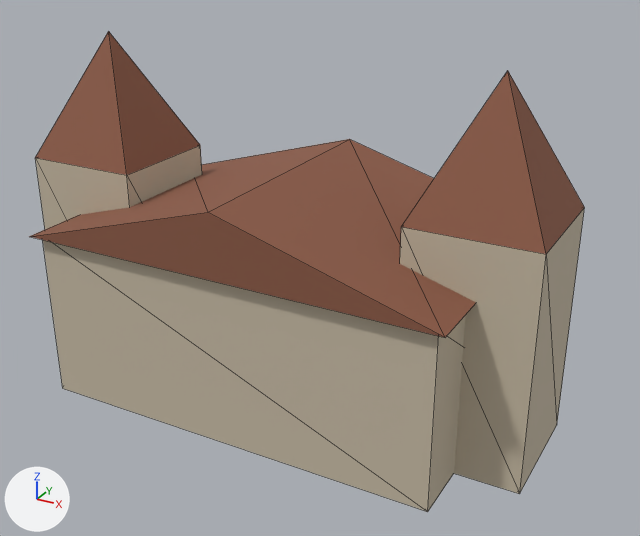
Renders of the glTF model assets/map3d_houses/palace.glb from each side of a commit.
Rendered twice from a 50 mm lens placed at (26.2, -43.7, 30.8), pointed at (2.2, 0.1, 8.9). The lights are fixed; the arrows at lower left show +X, +Y and +Z. The picture after the commit comes second. Mesh edges are drawn as thin lines. Vertices at exactly the same position are counted once.

In view in the first picture: 'palace'.
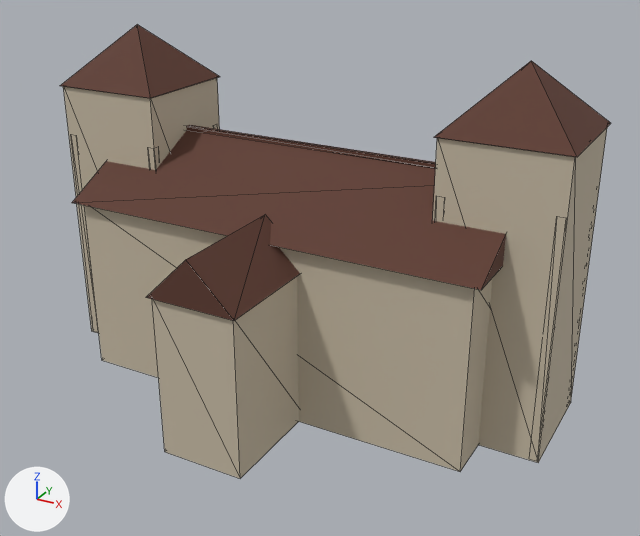
Boxes [x1, y1, x2, y2] around the edits, measured in the pictures (640 x 536 px; the box of a moved part takes in the faces that stretch with it):
'palace', recoloured, reshaped
    before: [29, 31, 585, 512]
    after: [60, 24, 611, 479]
part 1 of me_cube, added (beige)
    after: [85, 205, 492, 472]
part 2 of me_cube, added (beige)
    after: [152, 276, 299, 479]
part 3 of me_cube, added (beige)
    after: [63, 78, 220, 333]
part 4 of me_cube, added (beige)
    after: [433, 128, 607, 463]
part 5 of me_cube, added
    after: [186, 125, 436, 168]
part 6 of me_cube, moved or reshaped
    before: [29, 139, 476, 337]
    after: [146, 214, 300, 321]
part 7 of me_cube, deleted (beige)
    before: [43, 240, 465, 512]
part 8 of me_cube, cut back
    before: [35, 31, 585, 494]
    after: [60, 24, 611, 290]

Diff of the bpy script that builds the scene:
```diff
--- a/assets/map3d_houses/palace.glb.py
+++ b/assets/map3d_houses/palace.glb.py
@@ mat_roof @@
 mat_roof = principled_material('roof')
-mat_roof.base_color = (0.262, 0.102, 0.0595)  # brown #8c5a45
+mat_roof.base_color = (0.112, 0.0423, 0.0273)  # brown #5e3a2e
 mat_roof.roughness = 0.85
@@ me_cube @@
 # used by ob_palace; location = (0.0, 0.0, 0.0)
-me_cube.from_pydata(...)  # 32 vertices, 52 faces; spans x -16.8..16.8, y -8.2..8.2, z 0.0..22.0
+me_cube.from_pydata(...)  # 126 vertices, 184 faces; spans x -17.0..17.0, y -10.3..10.3, z 0.0..22.0
+# me_cube part 1: a new loose piece, a box spanning x -13.2..13.2, y -3.5..9.7, z 0.0..11.7, in mat_wall (beige #c8bca6)
+# me_cube part 2: a new loose piece, a box spanning x -2.6..2.6, y -10.0..-2.8, z 0.0..10.1, in mat_wall (beige #c8bca6)
+# me_cube part 3: a new loose piece, a box spanning x -16.9..-9.6, y -0.5..6.7, z 0.0..18.3, in mat_wall (beige #c8bca6)
+# me_cube part 4: a new loose piece, a box spanning x 9.6..16.9, y -0.5..6.7, z 0.0..18.3, in mat_wall (beige #c8bca6)
+# me_cube part 5: a new loose piece, a box spanning x -13.36..13.36, y 2.96..3.27, z 15.38..15.66, in mat_roof (brown #5e3a2e)
+# me_cube part 6: the loose piece of 6 vertices spanning x -13.5..13.5, y -8.2..8.2, z 10.8..14.8 is scaled about its middle by (0.212, 0.472, 0.712), then moved by (0.0, -6.4, -1.3)
+# me_cube part 7: the loose piece of 8 vertices spanning x -12.9..12.9, y -7.6..7.6, z 0.0..10.8 is deleted
+# me_cube part 8
+# 18 vertices are removed from x -16.8..16.8, y -3.8..3.8, z 0.0..22.0
+# 32 faces are deleted
+# 16 vertices are added at x -17.0..17.0, y -4.0..10.3, z 11.7..22.0
+# 20 new faces join them, mat_roof (brown #5e3a2e)
+# other edits to the shape of me_cube do not show in these pictures
 me_cube.materials.append(mat_wall)
```
